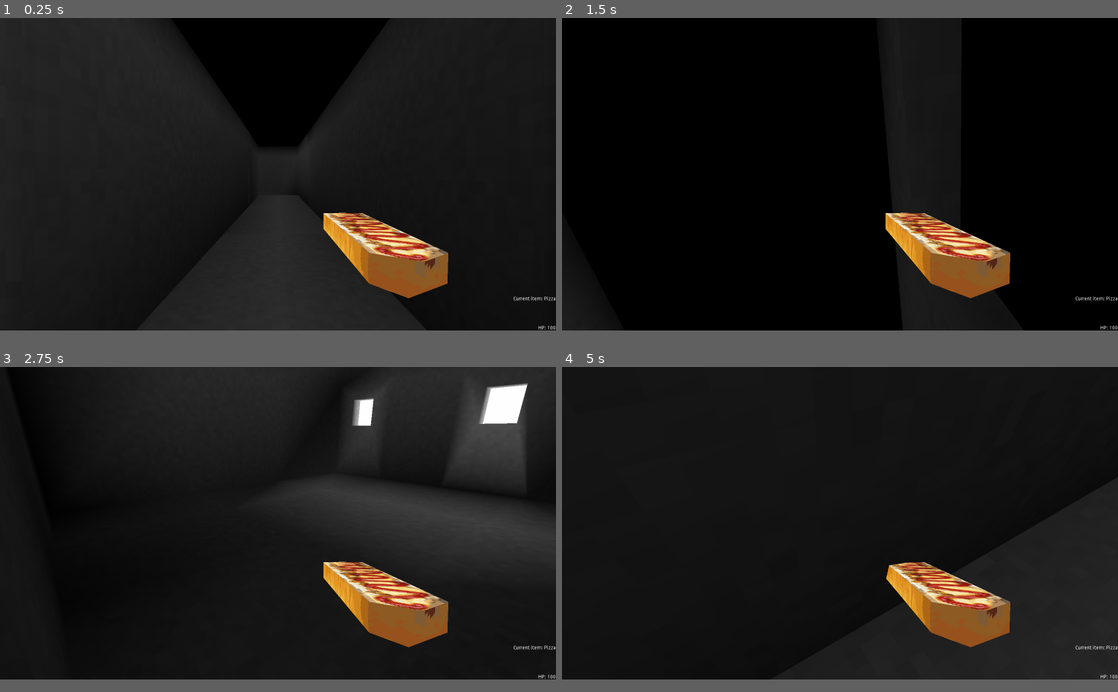
Above: before the commit, frames 1-4 (two rows, left to right).
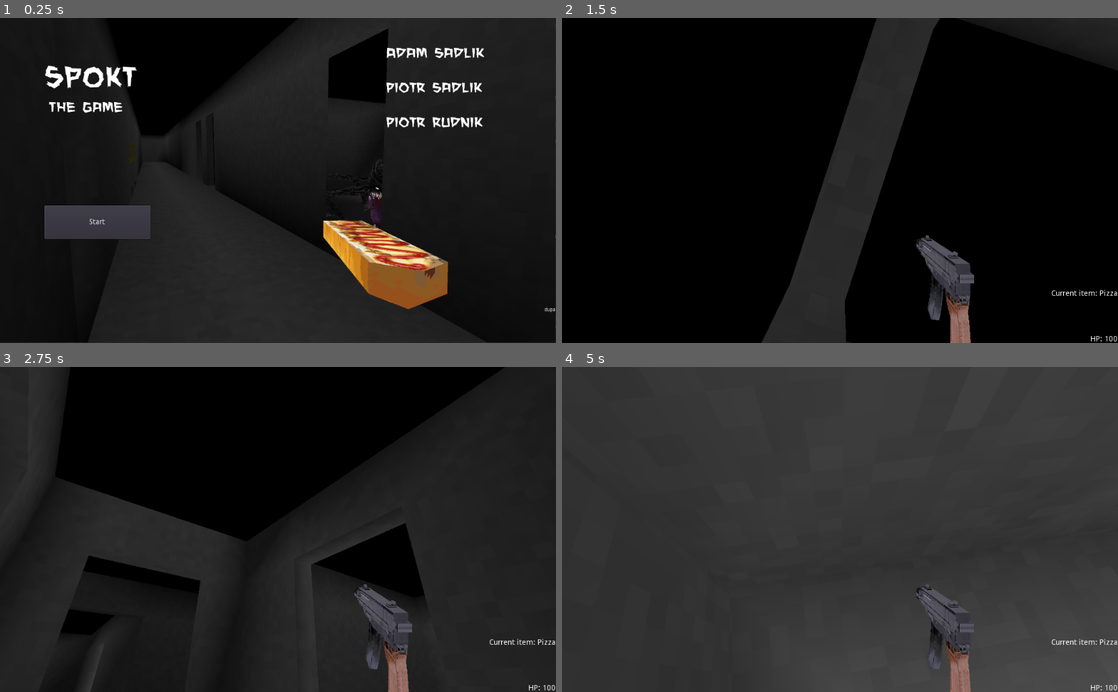
Above: after the commit, the same moments.

Repository: piotr-rudnik/spookt
Game: Godot game, scene res://scenes/MainMenu.tscn
Same seed, same stepped clock (60 frames per second), same inputs: the game is played once before the commit and once after it. Before the commit the project starts from res://scenes/main_scene.tscn.
Inputs (mouse positions are in pixels of both pictures, inside the frame that each line leads up to):
- Up to frame 1 (0.25 s): no input
- Up to frame 2 (1.5 s): click (662, 213) at 0.5 s, where only the run after the commit has a clickable "Start"; tap Enter at 1.25 s; move the mouse to (962, 157) at 1.27 s; hold D (ui_right) from 1.28 s (still down); tap F (ui_pickup, bound only before the commit) at 1.35 s
- Up to frame 3 (2.75 s): move the mouse to (166, 539) at 2.02 s; release D (ui_right) at 2.03 s; hold S (ui_down) from 2.03 s (still down); tap F (ui_pickup, bound only before the commit) at 2.1 s
- Up to frame 4 (5 s): move the mouse to (895, 454) at 2.77 s; release S (ui_down) at 2.78 s; hold D (ui_right) 2.78-3.53 s; tap F (ui_pickup, bound only before the commit) at 2.85, 3.6, 4.35 s; move the mouse to (812, 584) at 3.52 s; hold W (ui_up) 3.53-4.28 s; move the mouse to (1006, 568) at 4.27 s; hold A (ui_left) from 4.28 s (still down)
The window is 800x450 before the commit and 800x468 after it. Grey fills any space a smaller window leaves; there, only what the larger window draws over its background counts as a difference.

The runs differ from the first frame. In frame 1, 20% of the frame differs, in the area x 6-100%, y 0-100%; in frame 2, 17%; in frame 3, 34%; in frame 4, 92%, in the area x 0-100%, y 0-100%.

Commit message:
Whatever

Diff:
--- a/project.godot
+++ b/project.godot
@@ -24,6 +24,11 @@
 "language": "GDScript",
 "path": "res://scripts/NPCBase.gd"
 }, {
+"base": "NPCBase",
+"class": "PiesPajak",
+"language": "GDScript",
+"path": "res://scripts/NPCFurry.gd"
+}, {
 "base": "Item",
 "class": "Weapon1",
 "language": "GDScript",
@@ -43,6 +48,7 @@
 "Bullet": "",
 "Item": "",
 "NPCBase": "",
+"PiesPajak": "",
 "Weapon1": "",
 "Weapon2": "",
 "WeaponPickup": ""
@@ -51,13 +57,8 @@
 [application]
 
 config/name="Spookt"
-run/main_scene="res://scenes/main_scene.tscn"
+run/main_scene="res://scenes/MainMenu.tscn"
 config/icon="res://icon.png"
-
-[display]
-
-window/size/width=1600
-window/size/height=900
 
 [input]
 
@@ -95,11 +96,6 @@
 "events": [ Object(InputEventMouseButton,"resource_local_to_scene":false,"resource_name":"","device":0,"alt":false,"shi …(212 unchanged characters)…
  ]
 }
-ui_pickup={
-"deadzone": 0.5,
-"events": [ Object(InputEventKey,"resource_local_to_scene":false,"resource_name":"","device":0,"alt":false,"shift":false,"control":false,"meta":false,"command":false,"pressed":false,"scancode":70,"unicode":0,"echo":false,"script":null)
- ]
-}
 
 [rendering]
 
--- /dev/null
+++ b/scenes/MainMenu.gd
@@ -0,0 +1 @@
+extends Label
--- /dev/null
+++ b/scenes/MainMenu.tscn
@@ -0,0 +1,92 @@
+[gd_scene load_steps=8 format=2]
+
+[ext_resource path="res://main_menu_background.png" type="Texture" id=1]
+[ext_resource path="res://scenes/MainMenuViewport.gd" type="Script" id=2]
+
+[sub_resource type="GDScript" id=1]
+script/source = "extends Button
+
+
+func _on_Button_pressed():
+	get_viewport().get_parent().replace_by(load(\"res://scenes/main_scene.tscn\").instance())
+"
+
+[sub_resource type="DynamicFontData" id=2]
+font_path = "res://maneaterbb_reg.ttf"
+
+[sub_resource type="DynamicFont" id=3]
+size = 60
+font_data = SubResource( 2 )
+
+[sub_resource type="DynamicFontData" id=6]
+font_path = "res://maneaterbb_reg.ttf"
+
+[sub_resource type="DynamicFont" id=5]
+size = 30
+font_data = SubResource( 6 )
+
+[node name="ViewportContainer" type="ViewportContainer"]
+__meta__ = {
+"_edit_use_anchors_": false
+}
+
+[node name="Viewport" type="Viewport" parent="."]
+size = Vector2( 1000, 1000 )
+handle_input_locally = false
+render_direct_to_screen = true
+render_target_update_mode = 3
+script = ExtResource( 2 )
+
+[node name="main_menu_background" type="TextureRect" parent="Viewport"]
+texture = ExtResource( 1 )
+
+[node name="start_button" type="Button" parent="Viewport"]
+margin_left = 81.9324
+margin_top = 346.267
+margin_right = 276.932
+margin_bottom = 408.267
+text = "Start"
+script = SubResource( 1 )
+__meta__ = {
+"_edit_use_anchors_": false
+}
+
+[node name="title" type="Label" parent="Viewport"]
+margin_left = 82.084
+margin_top = 80.9075
+margin_right = 351.084
+margin_bottom = 228.907
+custom_fonts/font = SubResource( 3 )
+text = "SPOKT
+"
+__meta__ = {
+"_edit_use_anchors_": false
+}
+
+[node name="the_game" type="Label" parent="Viewport"]
+margin_left = 90.2772
+margin_top = 150.235
+margin_right = 359.277
+margin_bottom = 298.235
+custom_fonts/font = SubResource( 5 )
+text = "The game"
+__meta__ = {
+"_edit_use_anchors_": false
+}
+
+[node name="the_game2" type="Label" parent="Viewport"]
+margin_left = 710.58
+margin_top = 50.1096
+margin_right = 979.58
+margin_bottom = 435.11
+custom_fonts/font = SubResource( 5 )
+text = "Adam sadlik
+
+piotr sadlik
+
+piotr rudnik
+"
+__meta__ = {
+"_edit_use_anchors_": false
+}
+[connection signal="pressed" from="Viewport/start_button" to="Viewport/start_button" method="_on_Button_pressed"]
--- /dev/null
+++ b/scenes/MainMenuViewport.gd
@@ -0,0 +1,23 @@
+extends Viewport
+
+
+func on_size_changed():
+	print("asdf")
+	size = get_tree().get_root().size
+
+	var sprite = get_node("main_menu_background")
+	var viewportWidth = get_viewport().size.x
+	var viewportHeight = get_viewport().size.y
+
+	var x_scale = viewportWidth / sprite.texture.get_size().x
+	var y_scale = viewportHeight / sprite.texture.get_size().y
+
+	# Optional: Center the sprite, required only if the sprite's Offset>Centered checkbox is set
+	#$Sprite.set_position(Vector2(viewportWidth/2, viewportHeight/2))
+	#$Sprite.set_scale(Vector2(scale, scale))
+
+	get_node("main_menu_background").set_scale(Vector2(x_scale, y_scale))
+
+func _ready():
+	on_size_changed()
+	get_tree().get_root().connect("size_changed",self,"on_size_changed")
--- /dev/null
+++ b/scenes/MainScene.gd
@@ -0,0 +1,16 @@
+extends Button
+
+
+# Declare member variables here. Examples:
+# var a = 2
+# var b = "text"
+
+
+# Called when the node enters the scene tree for the first time.
+func _ready():
+	pass # Replace with function body.
+
+
+# Called every frame. 'delta' is the elapsed time since the previous frame.
+#func _process(delta):
+#	pass
Binary file added: main_menu_background.png
Not shown, added: main_menu_background.png.import
Binary file added: maneaterbb_reg.ttf
